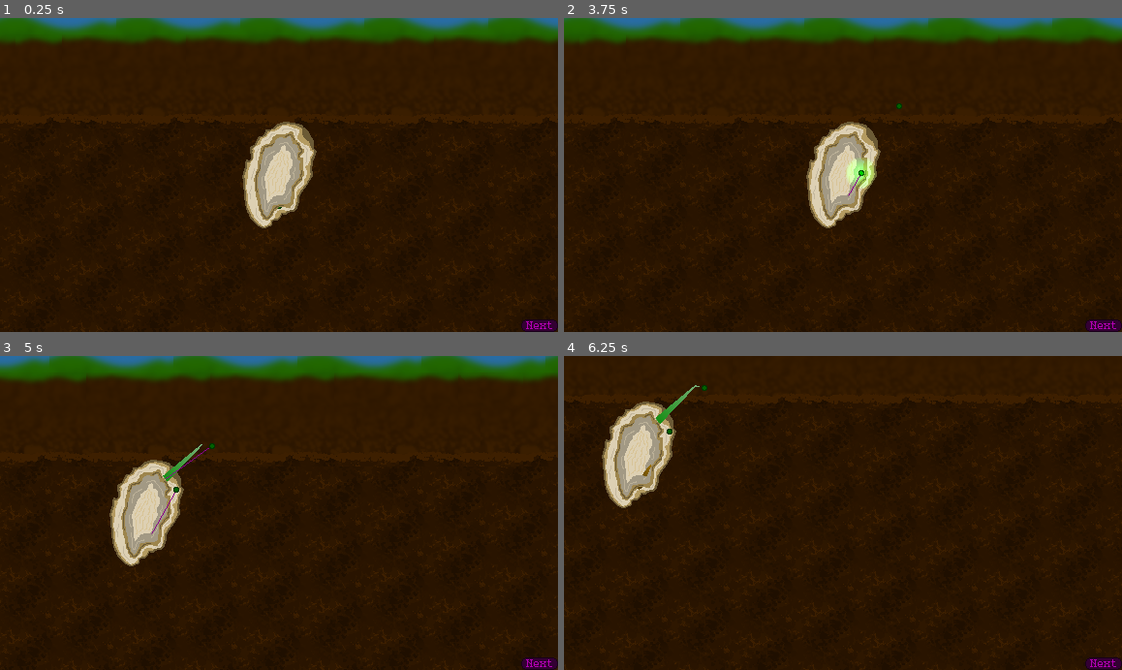
Above: before the commit, frames 1-4 (two rows, left to right).
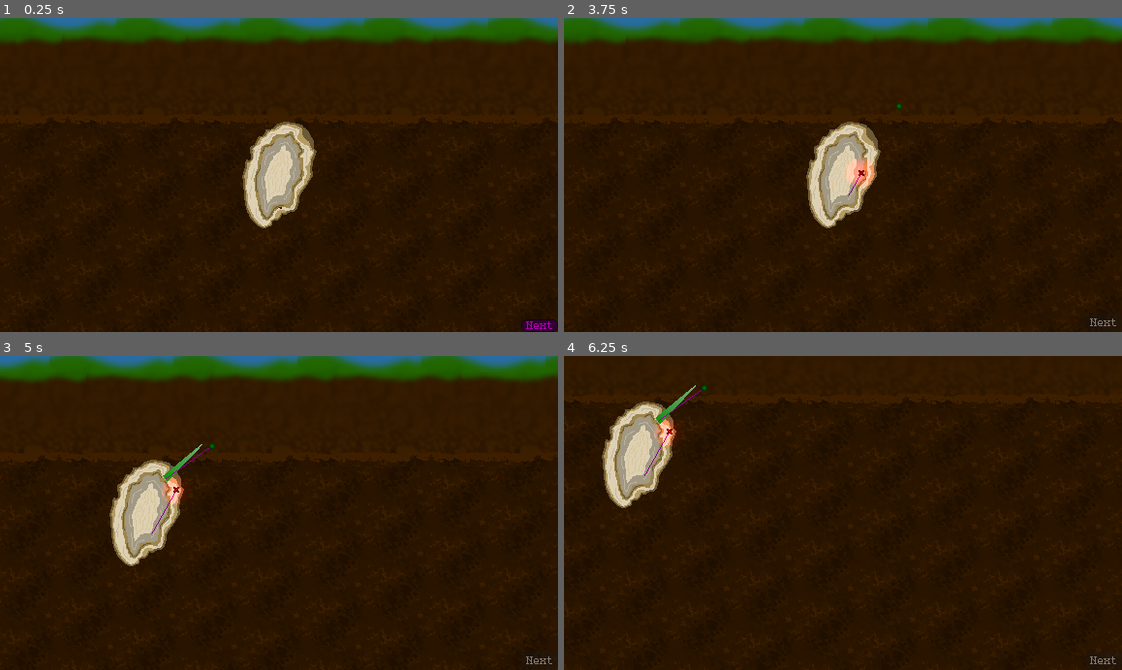
Above: after the commit, the same moments.

Repository: dragonryan06/trellis
Game: Godot game, scene res://test_world.tscn
The game is run twice, just before and just after one commit, with the same random seed, the same clock (stepped at 60 frames per second) and the same inputs.
Inputs (mouse positions are in pixels of both pictures, inside the frame that each line leads up to):
- Up to frame 1 (0.25 s): no input
- Up to frame 2 (3.75 s): click "Next" at 0.5 s; click "Next" at 1.25 s; click "Next" at 2 s; tap Enter at 2.75 s; drag from (859, 143) to (898, 105) at 2.77 s; tap Space at 3.5 s; drag from (843, 206) to (898, 105) at 3.52 s
- Up to frame 3 (5 s): move the mouse to (334, 443) at 4.27 s; hold Right (camera_pan_right) from 4.28 s (still down); click (334, 443) at 4.42 s
- Up to frame 4 (6.25 s): release Right (camera_pan_right) at 5 s; drag from (815, 575) to (742, 491) at 5.02 s; tap Enter at 5.75 s; move the mouse to (1010, 560) at 5.77 s; hold Down (camera_pan_down) from 5.78 s (still down); click (1010, 560) at 5.92 s

The runs differ from the first frame. In frame 1, less than 0.1% of the frame differs, in the area x 49-51%, y 60-61%; in frame 2, 0.6%, in the area x 50-100%, y 44-100%; in frame 3, 0.5%; in frame 4, 0.5%.

Commit message:
Handle angle validation and GameState holding

Diff:
--- a/growing/growable_line_base.gd
+++ b/growing/growable_line_base.gd
@@ -6,6 +6,10 @@
 		return points[-1]
 	set(value):
 		points[-1] = value
+
+var previous_displacement: Vector2:
+	get:
+		return points[-1] - points[-2]
 
 func grow_to(location: Vector2) -> void:
 	assert(is_inside_tree(), "Must be inside tree!")
--- a/growing/root.tscn
+++ b/growing/root.tscn
@@ -44,6 +44,30 @@
 atlas = ExtResource("1_q38kt")
 region = Rect2(0, 0, 8, 8)
 
+[sub_resource type="AtlasTexture" id="AtlasTexture_p7ccv"]
+atlas = ExtResource("1_q38kt")
+region = Rect2(8, 16, 8, 8)
+
+[sub_resource type="AtlasTexture" id="AtlasTexture_ibkcw"]
+atlas = ExtResource("1_q38kt")
+region = Rect2(16, 16, 8, 8)
+
+[sub_resource type="AtlasTexture" id="AtlasTexture_sjfrf"]
+atlas = ExtResource("1_q38kt")
+region = Rect2(0, 24, 8, 8)
+
+[sub_resource type="AtlasTexture" id="AtlasTexture_bw23e"]
+atlas = ExtResource("1_q38kt")
+region = Rect2(8, 24, 8, 8)
+
+[sub_resource type="AtlasTexture" id="AtlasTexture_ktk31"]
+atlas = ExtResource("1_q38kt")
+region = Rect2(16, 24, 8, 8)
+
+[sub_resource type="AtlasTexture" id="AtlasTexture_h4leh"]
+atlas = ExtResource("1_q38kt")
+region = Rect2(0, 32, 8, 8)
+
 [sub_resource type="SpriteFrames" id="SpriteFrames_d8a3x"]
 animations = [{
 "frames": [{
@@ -75,6 +99,29 @@
 }],
 "loop": true,
 "name": &"default",
+"speed": 6.0
+}, {
+"frames": [{
+"duration": 1.0,
+"texture": SubResource("AtlasTexture_p7ccv")
+}, {
+"duration": 1.0,
+"texture": SubResource("AtlasTexture_ibkcw")
+}, {
+"duration": 1.0,
+"texture": SubResource("AtlasTexture_sjfrf")
+}, {
+"duration": 1.0,
+"texture": SubResource("AtlasTexture_bw23e")
+}, {
+"duration": 1.0,
+"texture": SubResource("AtlasTexture_ktk31")
+}, {
+"duration": 1.0,
+"texture": SubResource("AtlasTexture_h4leh")
+}],
+"loop": true,
+"name": &"invalid",
 "speed": 6.0
 }]
 
--- a/growing/stem.tscn
+++ b/growing/stem.tscn
@@ -44,6 +44,30 @@
 atlas = ExtResource("3_sjfrf")
 region = Rect2(0, 0, 8, 8)
 
+[sub_resource type="AtlasTexture" id="AtlasTexture_p7ccv"]
+atlas = ExtResource("3_sjfrf")
+region = Rect2(8, 16, 8, 8)
+
+[sub_resource type="AtlasTexture" id="AtlasTexture_ibkcw"]
+atlas = ExtResource("3_sjfrf")
+region = Rect2(16, 16, 8, 8)
+
+[sub_resource type="AtlasTexture" id="AtlasTexture_sjfrf"]
+atlas = ExtResource("3_sjfrf")
+region = Rect2(0, 24, 8, 8)
+
+[sub_resource type="AtlasTexture" id="AtlasTexture_bw23e"]
+atlas = ExtResource("3_sjfrf")
+region = Rect2(8, 24, 8, 8)
+
+[sub_resource type="AtlasTexture" id="AtlasTexture_ktk31"]
+atlas = ExtResource("3_sjfrf")
+region = Rect2(16, 24, 8, 8)
+
+[sub_resource type="AtlasTexture" id="AtlasTexture_h4leh"]
+atlas = ExtResource("3_sjfrf")
+region = Rect2(0, 32, 8, 8)
+
 [sub_resource type="SpriteFrames" id="SpriteFrames_d8a3x"]
 animations = [{
 "frames": [{
@@ -75,6 +99,29 @@
 }],
 "loop": true,
 "name": &"default",
+"speed": 6.0
+}, {
+"frames": [{
+"duration": 1.0,
+"texture": SubResource("AtlasTexture_p7ccv")
+}, {
+"duration": 1.0,
+"texture": SubResource("AtlasTexture_ibkcw")
+}, {
+"duration": 1.0,
+"texture": SubResource("AtlasTexture_sjfrf")
+}, {
+"duration": 1.0,
+"texture": SubResource("AtlasTexture_bw23e")
+}, {
+"duration": 1.0,
+"texture": SubResource("AtlasTexture_ktk31")
+}, {
+"duration": 1.0,
+"texture": SubResource("AtlasTexture_h4leh")
+}],
+"loop": true,
+"name": &"invalid",
 "speed": 6.0
 }]
 
@@ -110,6 +157,7 @@
 [node name="AnimatedSprite2D" type="AnimatedSprite2D" parent="GrowthHandle" unique_id=1741486146]
 material = SubResource("CanvasItemMaterial_q38kt")
 sprite_frames = SubResource("SpriteFrames_d8a3x")
+frame_progress = 0.2767171
 
 [node name="PointLight2D" type="PointLight2D" parent="GrowthHandle" unique_id=781616667]
 enabled = false
--- a/growing/ui/branch_handle.tscn
+++ b/growing/ui/branch_handle.tscn
@@ -39,6 +39,30 @@
 atlas = ExtResource("1_jsup7")
 region = Rect2(0, 0, 11, 11)
 
+[sub_resource type="AtlasTexture" id="AtlasTexture_dycm2"]
+atlas = ExtResource("1_jsup7")
+region = Rect2(11, 22, 11, 11)
+
+[sub_resource type="AtlasTexture" id="AtlasTexture_6ka4u"]
+atlas = ExtResource("1_jsup7")
+region = Rect2(22, 22, 11, 11)
+
+[sub_resource type="AtlasTexture" id="AtlasTexture_6y50y"]
+atlas = ExtResource("1_jsup7")
+region = Rect2(0, 33, 11, 11)
+
+[sub_resource type="AtlasTexture" id="AtlasTexture_60o1q"]
+atlas = ExtResource("1_jsup7")
+region = Rect2(11, 33, 11, 11)
+
+[sub_resource type="AtlasTexture" id="AtlasTexture_dt3hi"]
+atlas = ExtResource("1_jsup7")
+region = Rect2(22, 33, 11, 11)
+
+[sub_resource type="AtlasTexture" id="AtlasTexture_hb2g8"]
+atlas = ExtResource("1_jsup7")
+region = Rect2(0, 44, 11, 11)
+
 [sub_resource type="SpriteFrames" id="SpriteFrames_s02dw"]
 animations = [{
 "frames": [{
@@ -71,6 +95,29 @@
 "loop": true,
 "name": &"default",
 "speed": 6.0
+}, {
+"frames": [{
+"duration": 1.0,
+"texture": SubResource("AtlasTexture_dycm2")
+}, {
+"duration": 1.0,
+"texture": SubResource("AtlasTexture_6ka4u")
+}, {
+"duration": 1.0,
+"texture": SubResource("AtlasTexture_6y50y")
+}, {
+"duration": 1.0,
+"texture": SubResource("AtlasTexture_60o1q")
+}, {
+"duration": 1.0,
+"texture": SubResource("AtlasTexture_dt3hi")
+}, {
+"duration": 1.0,
+"texture": SubResource("AtlasTexture_hb2g8")
+}],
+"loop": true,
+"name": &"invalid",
+"speed": 6.0
 }]
 
 [sub_resource type="Gradient" id="Gradient_sl3re"]
@@ -98,8 +145,8 @@
 [node name="AnimatedSprite2D" type="AnimatedSprite2D" parent="." unique_id=1457392358]
 material = SubResource("CanvasItemMaterial_q38kt")
 sprite_frames = SubResource("SpriteFrames_s02dw")
+animation = &"invalid"
 autoplay = "active"
-frame_progress = 0.04691015
 
 [node name="PointLight2D" type="PointLight2D" parent="." unique_id=410855301]
 enabled = false
--- a/growing/ui/handle_base.gd
+++ b/growing/ui/handle_base.gd
@@ -1,9 +1,27 @@
 class_name HandleBase
 extends Area2D
 
-const MAX_DISPLACEMENT = 64.0
+const MAX_DISPLACEMENT := 64.0
+const INVALID_COLOR := Color("#ff0000")
+const VALID_COLOR := Color("#00ff00")
 
 var was_moved := false
+
+var invalid := false:
+	get:
+		return invalid
+	set(value):
+		invalid = value
+
+		if (invalid):
+			GameState.hold(self)
+			$PointLight2D.color = INVALID_COLOR
+			$AnimatedSprite2D.play(&"invalid")
+		else:
+			GameState.release_hold(self)
+			$PointLight2D.color = VALID_COLOR
+			# Surely the only way it can become valid again is if the mouse is over it actively.
+			$AnimatedSprite2D.play(&"active")
 
 var mouse_hover := false:
 	get:
@@ -15,6 +33,9 @@
 			return
 
 		$PointLight2D.enabled = mouse_hover
+
+		if (invalid):
+			return
 
 		if (mouse_hover):
 			$AnimatedSprite2D.play(&"active")
@@ -31,7 +52,7 @@
 		mouse_drag = value
 		was_moved = true
 
-		if (!mouse_hover and !mouse_drag):
+		if (!mouse_hover and !mouse_drag and !invalid):
 			$PointLight2D.enabled = false
 			$AnimatedSprite2D.play(&"default")
 
@@ -51,13 +72,18 @@
 	if (!mouse_drag):
 		return
 
-	position = get_parent().get_local_mouse_position()
+	var parent = get_parent() as GrowableLineBase
+	assert(parent != null, "HandleBase must be child of GrowableLineBase!")
+
+	position = parent.get_local_mouse_position()
 	displacement = position - origin
 
 	if (displacement.length() > MAX_DISPLACEMENT):
 		var clamped_displacement = displacement.limit_length(MAX_DISPLACEMENT)
 		position -= displacement - clamped_displacement
 		displacement = clamped_displacement
+
+	invalid = displacement.dot(parent.previous_displacement) <= 0
 
 func _unhandled_input(event: InputEvent) -> void:
 	if (!(event is InputEventMouseButton and event.button_index == MOUSE_BUTTON_LEFT)):
--- a/meta/game_state.gd
+++ b/meta/game_state.gd
@@ -1,13 +1,36 @@
 extends Node
 
 signal next_turn
+signal hold_state_changed(state: bool)
 
 var turn_count : int
 
-func advance_turn() -> void:
+var _holds: Array[Node] = []
+
+func advance_turn() -> bool:
+	if (!_holds.is_empty()):
+		print("Can't advance turn, one or more nodes is holding: " + str(_holds))
+		return false
+
 	next_turn.emit()
 	turn_count += 1
 	print("==== Turn %d ====" % (turn_count + 1))
+	return true
+
+## Request that turn advances be denied until you release_hold(self)
+func hold(caller: Node) -> void:
+	if (_holds.find(caller) == -1):
+		_holds.append(caller)
+
+	if (len(_holds) == 1):
+		hold_state_changed.emit(true)
+
+## Release the hold placed in the name of caller, if there is one.
+func release_hold(caller: Node) -> void:
+	_holds.erase(caller)
+
+	if (len(_holds) == 0):
+		hold_state_changed.emit(false)
 
 func _ready() -> void:
 	print("==== Turn 1 ====")
--- a/meta/test_world.gd
+++ b/meta/test_world.gd
@@ -1,4 +1,10 @@
 extends Node2D
+
+func _ready() -> void:
+	GameState.hold_state_changed.connect(_on_hold_state_changed)
 
 func _on_next_turn_pressed() -> void:
 	GameState.advance_turn()
+
+func _on_hold_state_changed(state: bool) -> void:
+	$HUD/NextTurn.disabled = state
--- a/plants/player_core.tscn
+++ b/plants/player_core.tscn
@@ -48,6 +48,30 @@
 atlas = ExtResource("3_kvdd2")
 region = Rect2(0, 0, 8, 8)
 
+[sub_resource type="AtlasTexture" id="AtlasTexture_p7ccv"]
+atlas = ExtResource("3_kvdd2")
+region = Rect2(8, 16, 8, 8)
+
+[sub_resource type="AtlasTexture" id="AtlasTexture_ibkcw"]
+atlas = ExtResource("3_kvdd2")
+region = Rect2(16, 16, 8, 8)
+
+[sub_resource type="AtlasTexture" id="AtlasTexture_sjfrf"]
+atlas = ExtResource("3_kvdd2")
+region = Rect2(0, 24, 8, 8)
+
+[sub_resource type="AtlasTexture" id="AtlasTexture_bw23e"]
+atlas = ExtResource("3_kvdd2")
+region = Rect2(8, 24, 8, 8)
+
+[sub_resource type="AtlasTexture" id="AtlasTexture_ktk31"]
+atlas = ExtResource("3_kvdd2")
+region = Rect2(16, 24, 8, 8)
+
+[sub_resource type="AtlasTexture" id="AtlasTexture_h4leh"]
+atlas = ExtResource("3_kvdd2")
+region = Rect2(0, 32, 8, 8)
+
 [sub_resource type="SpriteFrames" id="SpriteFrames_d8a3x"]
 animations = [{
 "frames": [{
@@ -79,6 +103,29 @@
 }],
 "loop": true,
 "name": &"default",
+"speed": 6.0
+}, {
+"frames": [{
+"duration": 1.0,
+"texture": SubResource("AtlasTexture_p7ccv")
+}, {
+"duration": 1.0,
+"texture": SubResource("AtlasTexture_ibkcw")
+}, {
+"duration": 1.0,
+"texture": SubResource("AtlasTexture_sjfrf")
+}, {
+"duration": 1.0,
+"texture": SubResource("AtlasTexture_bw23e")
+}, {
+"duration": 1.0,
+"texture": SubResource("AtlasTexture_ktk31")
+}, {
+"duration": 1.0,
+"texture": SubResource("AtlasTexture_h4leh")
+}],
+"loop": true,
+"name": &"invalid",
 "speed": 6.0
 }]
 
@@ -164,6 +211,29 @@
 }],
 "loop": true,
 "name": &"default",
+"speed": 6.0
+}, {
+"frames": [{
+"duration": 1.0,
+"texture": SubResource("AtlasTexture_p7ccv")
+}, {
+"duration": 1.0,
+"texture": SubResource("AtlasTexture_ibkcw")
+}, {
+"duration": 1.0,
+"texture": SubResource("AtlasTexture_sjfrf")
+}, {
+"duration": 1.0,
+"texture": SubResource("AtlasTexture_bw23e")
+}, {
+"duration": 1.0,
+"texture": SubResource("AtlasTexture_ktk31")
+}, {
+"duration": 1.0,
+"texture": SubResource("AtlasTexture_h4leh")
+}],
+"loop": true,
+"name": &"invalid",
 "speed": 6.0
 }]
 
@@ -203,6 +273,7 @@
 [node name="AnimatedSprite2D" type="AnimatedSprite2D" parent="Stem/GrowthHandle" unique_id=1741486146]
 material = SubResource("CanvasItemMaterial_q38kt")
 sprite_frames = SubResource("SpriteFrames_d8a3x")
+animation = &"invalid"
 
 [node name="PointLight2D" type="PointLight2D" parent="Stem/GrowthHandle" unique_id=781616667]
 enabled = false
@@ -230,6 +301,7 @@
 [node name="AnimatedSprite2D" type="AnimatedSprite2D" parent="Taproot/GrowthHandle" unique_id=1960426586]
 material = SubResource("CanvasItemMaterial_5ab6v")
 sprite_frames = SubResource("SpriteFrames_rjrwy")
+animation = &"invalid"
 
 [node name="PointLight2D" type="PointLight2D" parent="Taproot/GrowthHandle" unique_id=1451522860]
 enabled = false
--- a/test_world.tscn
+++ b/test_world.tscn
@@ -86,7 +86,7 @@
 
 [node name="HUD" type="CanvasLayer" parent="." unique_id=830647743]
 
-[node name="Next Turn" type="Button" parent="HUD" unique_id=563725011]
+[node name="NextTurn" type="Button" parent="HUD" unique_id=563725011]
 anchors_preset = 3
 anchor_left = 1.0
 anchor_top = 1.0
@@ -102,4 +102,4 @@
 theme_override_font_sizes/font_size = 10
 text = "Next"
 
-[connection signal="pressed" from="HUD/Next Turn" to="." method="_on_next_turn_pressed"]
+[connection signal="pressed" from="HUD/NextTurn" to="." method="_on_next_turn_pressed"]
Binary file changed: growing/ui/branch_handle.png
Binary file changed: growing/ui/grow_handle.png
